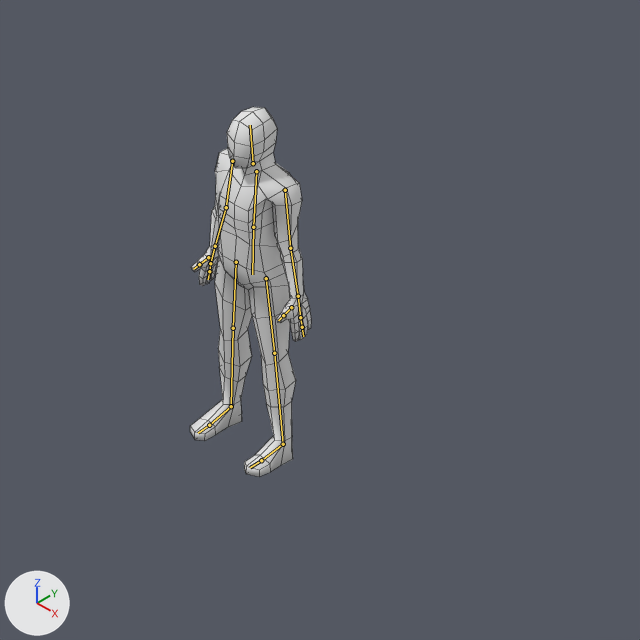
What one commit did to the Blender file Viverichochet0.1/Assets/human1.blend.
One viewpoint serves both versions: the file's camera 'Camera'. Arrows for +X, +Y and +Z are at lower left; the lights stay in place. Both versions are drawn at frame 30 of the action 'Running'; the numbers are the values there. The bones that bend it are drawn over the model as lines. Mesh edges are drawn as thin lines.

Objects in the first picture: 'HumanMale'.
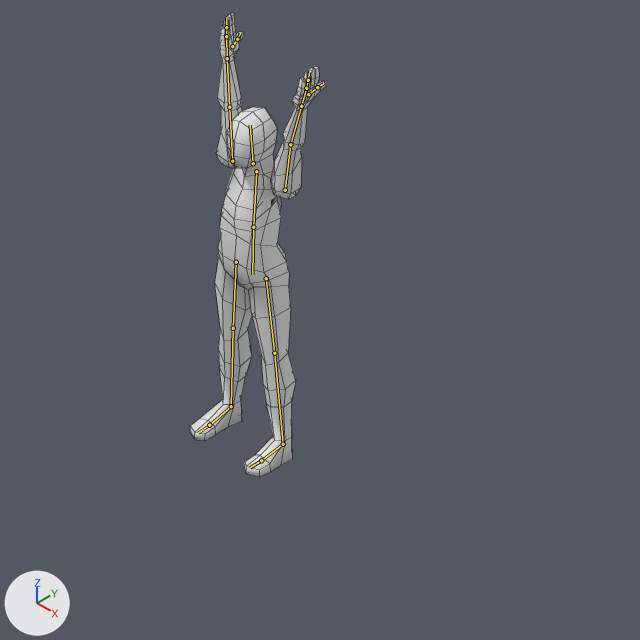
Location of each change, (x1, y1, x2, y2) in pixels of the pictures (640 x 640 px):
'HumanMale', posed (12% wider, 25% taller): before (190, 107, 311, 477); after (190, 13, 326, 477)
bone 'Upperarm.Right', root to tip: before (232, 161) to (226, 207); after (232, 161) to (229, 107)
bone 'Forearm.Right', root to tip: before (226, 207) to (215, 246); after (229, 107) to (227, 58)
bone 'Upperarm.Left', root to tip: before (285, 190) to (290, 248); after (285, 190) to (290, 144)
bone 'Forearm.Left', root to tip: before (290, 248) to (298, 296); after (290, 144) to (301, 106)

The change in detail:
Bone 'Upperarm.Right' (bone_upperarm_right) turns from (-6, 0, 80) to (-6, -154, -83) degrees about its own x, y and z.
Bone 'Forearm.Right' (bone_forearm_right) turns from (-3, -1, 0) to (0, 0, 0) degrees about its own x, y and z.
Bone 'Upperarm.Left' (bone_upperarm_left) turns from (0, -1, -80) to (-9, 173, 78) degrees about its own x, y and z.
Bone 'Forearm.Left' (bone_forearm_left) turns from (-9, 2, -1) to (0, 0, 0) degrees about its own x, y and z.
